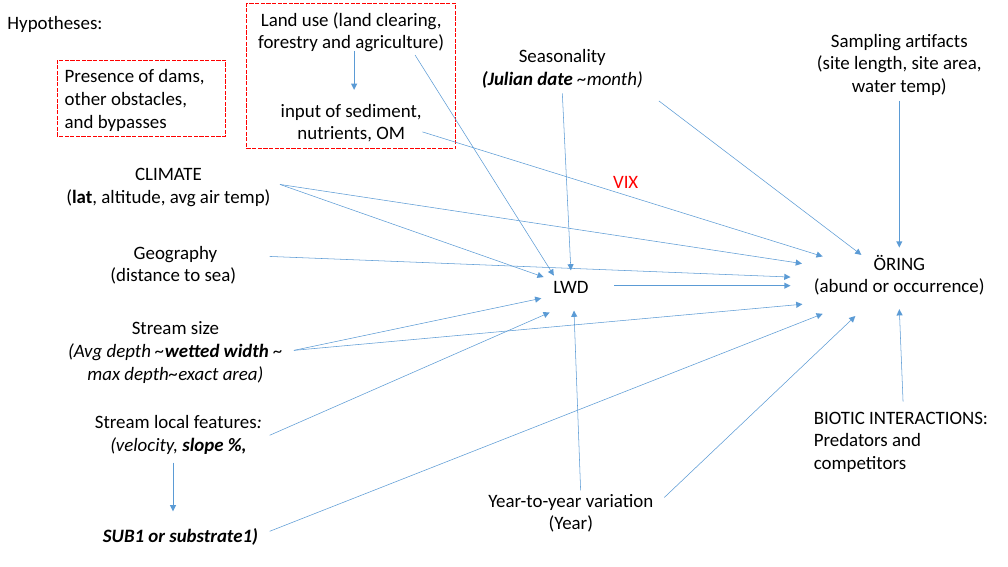
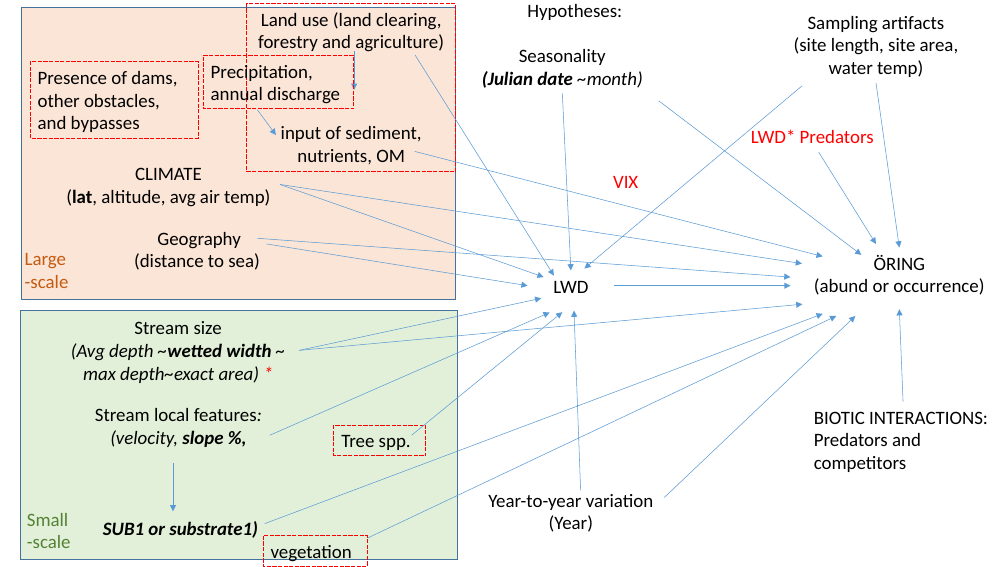
Before and after one commit to SerenaDonadi/Dod-ved, a slide deck: slide 13 of Electrofish data/LWD_analyses.pptx. Drawn at 1008x567 pixels with LibreOffice and Linux fonts; fonts in the diff are those of the drawing. Boxes give left, top, right and bottom in pixels: in the first picture for what was removed or moved away, otherwise in the second. Text is boxed around its words. In the diff, an @@ line names an element or a change of style, - is before the commit and + after.

```diff
--- a/Electrofish data/LWD_analyses.pptx
+++ b/Electrofish data/LWD_analyses.pptx
@@ rectangle added at bbox=[21, 8, 456, 299], fill #FBE5D6, outline #43739E 1 pt @@
@@ rectangle "Land use (land clearing, forestry ...": place and size @@
-rectangle "Land use (land clearing, forestry ..." at bbox=[247, 4, 455, 149]
+rectangle "Land use (land clearing, forestry ..." at bbox=[247, 4, 455, 172]
@@ text "Hypotheses:": place and size @@
-text "Hypotheses:" at bbox=[7, 16, 102, 32]
+text "Hypotheses:" at bbox=[527, 4, 622, 20]
@@ text "Sampling artifacts": place and size @@
-text "Sampling artifacts" at bbox=[817, 34, 982, 95]
+text "Sampling artifacts" at bbox=[794, 16, 959, 77]
@@ rectangle added at bbox=[203, 55, 354, 109], outline #FF0000 0.75 pt dashed, 18 pt, text #000000 @@
+Precipitation, annual discharge
@@ rectangle "Presence of dams, other obstacles, ...": place and size @@
-rectangle "Presence of dams, other obstacles, ..." at bbox=[57, 60, 225, 136]
+rectangle "Presence of dams, other obstacles, ..." at bbox=[30, 62, 198, 138]
@@ arrow added from (802, 86) to (585, 268), #5B9BD5 0.5 pt @@
@@ arrow moved from (900, 101) - (900, 247) to (876, 83) - (900, 247) @@
@@ arrow added from (258, 110) to (276, 135), #5B9BD5 0.5 pt @@
@@ text added at bbox=[751, 128, 874, 143], 18 pt, text #FF0000 @@
+LWD* Predators
@@ arrow moved from (423, 132) - (823, 256) to (415, 151) - (823, 256) @@
@@ arrow added from (819, 152) to (876, 244), #5B9BD5 0.5 pt @@
@@ text "Geography": place and size @@
-text "Geography" at bbox=[110, 246, 237, 284]
+text "Geography" at bbox=[134, 232, 260, 270]
@@ arrow moved from (270, 256) - (791, 277) to (258, 238) - (791, 277) @@
@@ text added at bbox=[25, 253, 69, 288], 18 pt, text #C55A11 @@
+Large -scale
@@ arrow added from (267, 244) to (528, 286), #5B9BD5 0.5 pt @@
@@ arrow moved from (294, 350) - (541, 299) to (299, 350) - (541, 299) @@
@@ rectangle added at bbox=[21, 310, 458, 560], fill #E2F0D9, outline #43739E 1 pt @@
@@ arrow moved from (270, 532) - (823, 314) to (265, 524) - (823, 314) @@
@@ arrow moved from (294, 350) - (802, 304) to (299, 350) - (802, 304) @@
@@ arrow added from (368, 538) to (836, 316), #5B9BD5 0.5 pt @@
@@ arrow added from (411, 436) to (563, 312), #5B9BD5 0.5 pt @@
@@ text at bbox=[71, 343, 271, 383]: text changed @@
-(Avg depth ~wetted width ~ max depth~exact area)
+(Avg depth ~wetted width ~ max depth~exact area) *
@@ text "Stream local features:": place and size @@
-text "Stream local features:" at bbox=[95, 415, 262, 545]
+text "Stream local features:" at bbox=[95, 408, 262, 538]
@@ rectangle added at bbox=[334, 425, 426, 455], outline #FF0000 0.75 pt dashed, 18 pt, text #000000 @@
+Tree spp.
@@ text added at bbox=[27, 513, 71, 548], 18 pt, text #548235 @@
+Small-scale
@@ rectangle added at bbox=[263, 535, 368, 566], outline #FF0000 0.75 pt dashed, 18 pt, text #000000 @@
+vegetation
```
Also in this commit, not shown: 2 other slides changed, 3 other files.
